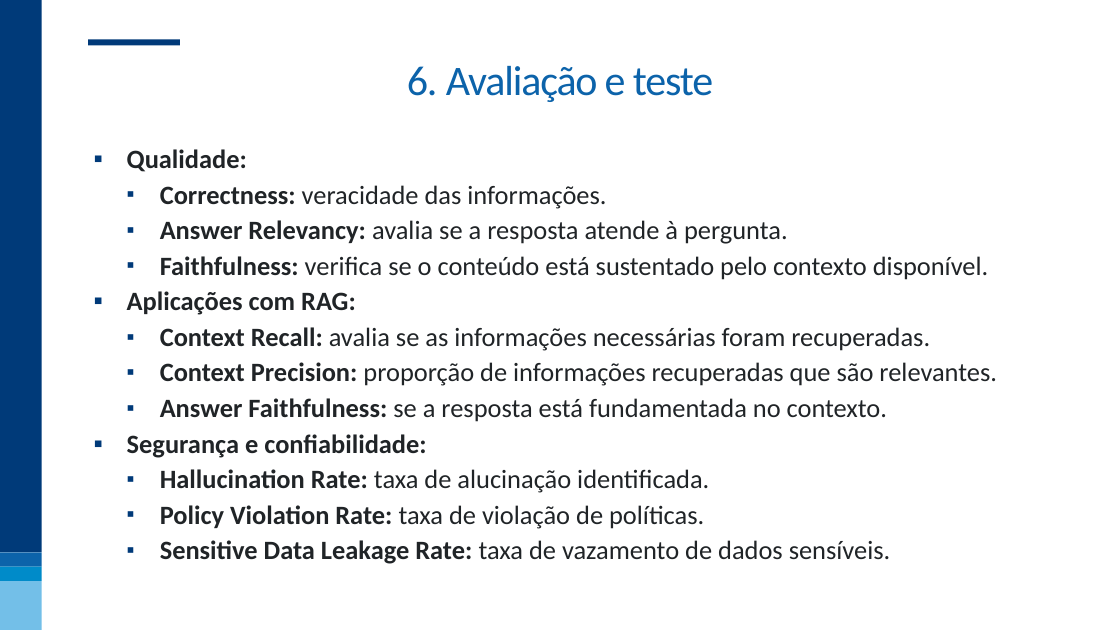
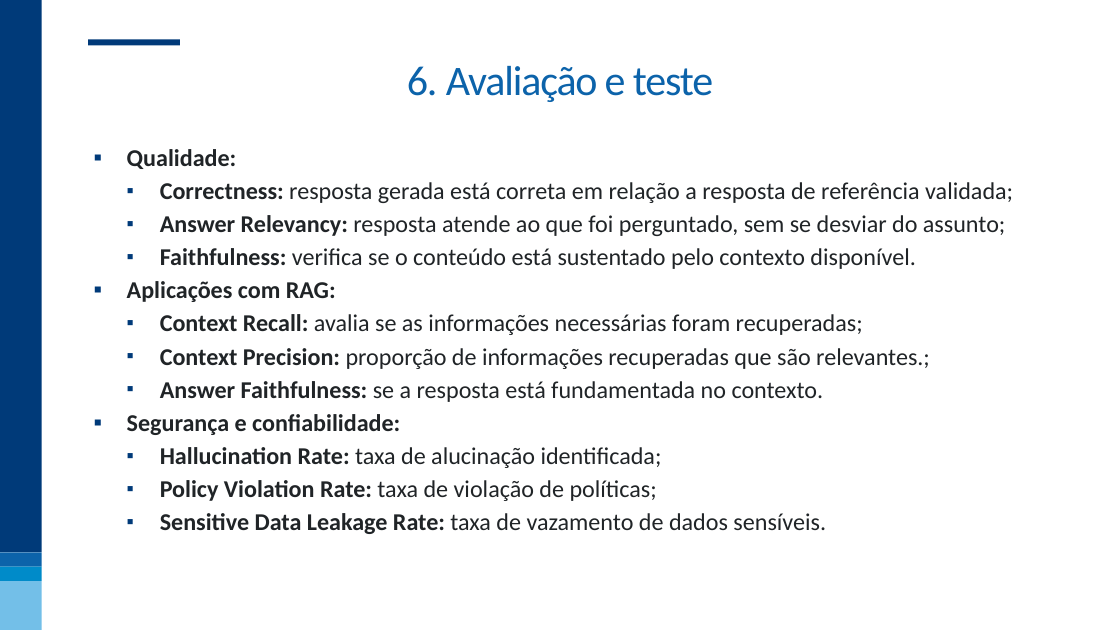
Before and after one commit to nogueira-cavalcante/fgv, a slide deck: slide 42 of MLOps e Versionamento/apresentações/02 - LLMOps e Versionamento.pptx. Drawn at 1120x630 pixels with LibreOffice and Linux fonts; fonts in the diff are those of the drawing; background and template pictures are left out. Boxes give left, top, right and bottom in pixels: in the first picture for what was removed or moved away, otherwise in the second. Text is boxed around its words. In the diff, an @@ line names an element or a change of style, - is before the commit and + after.

```diff
--- a/MLOps e Versionamento/apresentações/02 - LLMOps e Versionamento.pptx
+++ b/MLOps e Versionamento/apresentações/02 - LLMOps e Versionamento.pptx
@@ text at box(127, 149, 915, 534): size 34 to 31 pt in "Qualidade:", "Faithfulness: verifica se o conteúdo está sustentado ...", "Aplicações com RAG:", "Answer Faithfulness: se a resposta está fundamentada ..." and 2 more places @@
@@ text at box(160, 182, 1013, 236): text changed; size 34 to 31 pt @@
-  ▪ Correctness: veracidade das informações.
-  ▪ Answer Relevancy: avalia se a resposta atende à pergunta.
+  ▪ Correctness: resposta gerada está correta em relação a resposta de referência validada;
+  ▪ Answer Relevancy: resposta atende ao que foi perguntado, sem se desviar do assunto;
@@ text at box(160, 314, 930, 369): text changed; size 34 to 31 pt @@
-  ▪ Context Recall: avalia se as informações necessárias foram recuperadas.
-  ▪ Context Precision: proporção de informações recuperadas que são relevantes.
+  ▪ Context Recall: avalia se as informações necessárias foram recuperadas;
+  ▪ Context Precision: proporção de informações recuperadas que são relevantes.;
@@ text at box(160, 447, 662, 501): text changed; size 34 to 31 pt @@
-  ▪ Hallucination Rate: taxa de alucinação identificada.
-  ▪ Policy Violation Rate: taxa de violação de políticas.
+  ▪ Hallucination Rate: taxa de alucinação identificada;
+  ▪ Policy Violation Rate: taxa de violação de políticas;
```
Also in this commit, not shown: 24 other slides changed.
